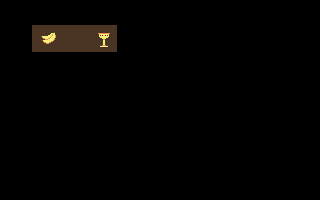
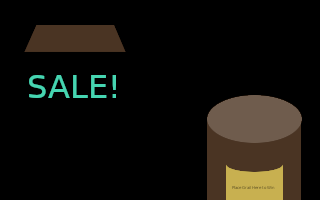
The second 320px x 200px image is a revision of the first. Changes to its layers:
hid "store.png" over box(41, 32, 110, 47)
renamed "background" to "background #1", painted on it over box(24, 25, 302, 200)
